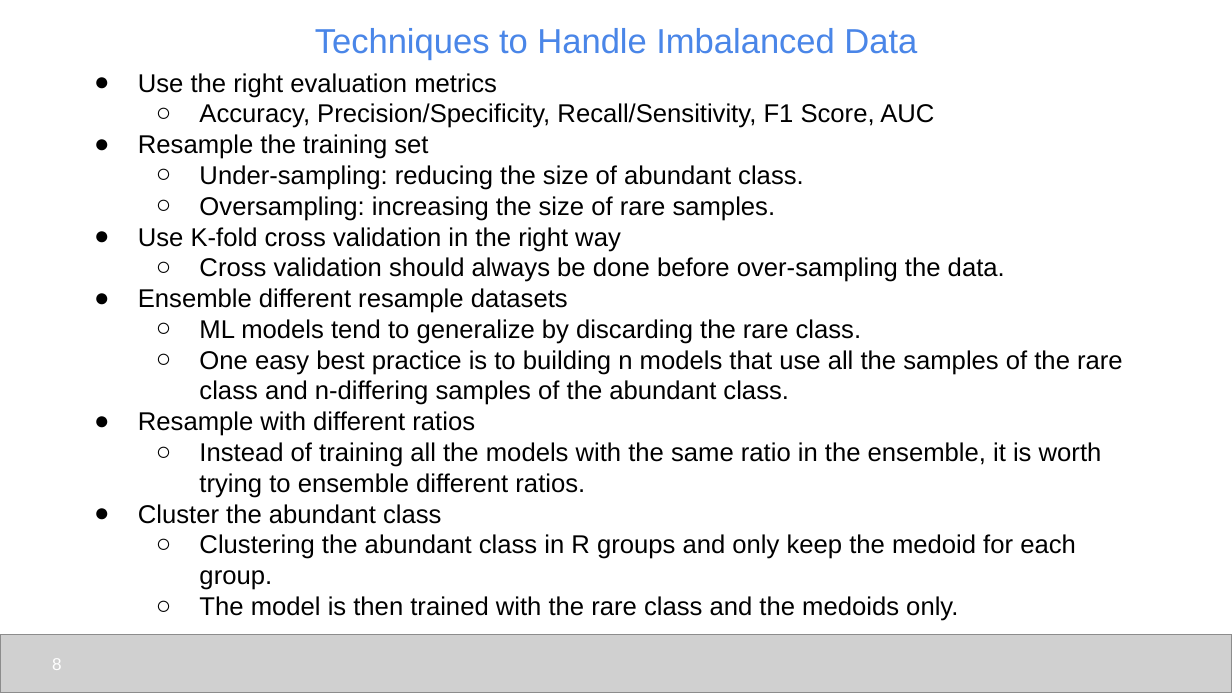
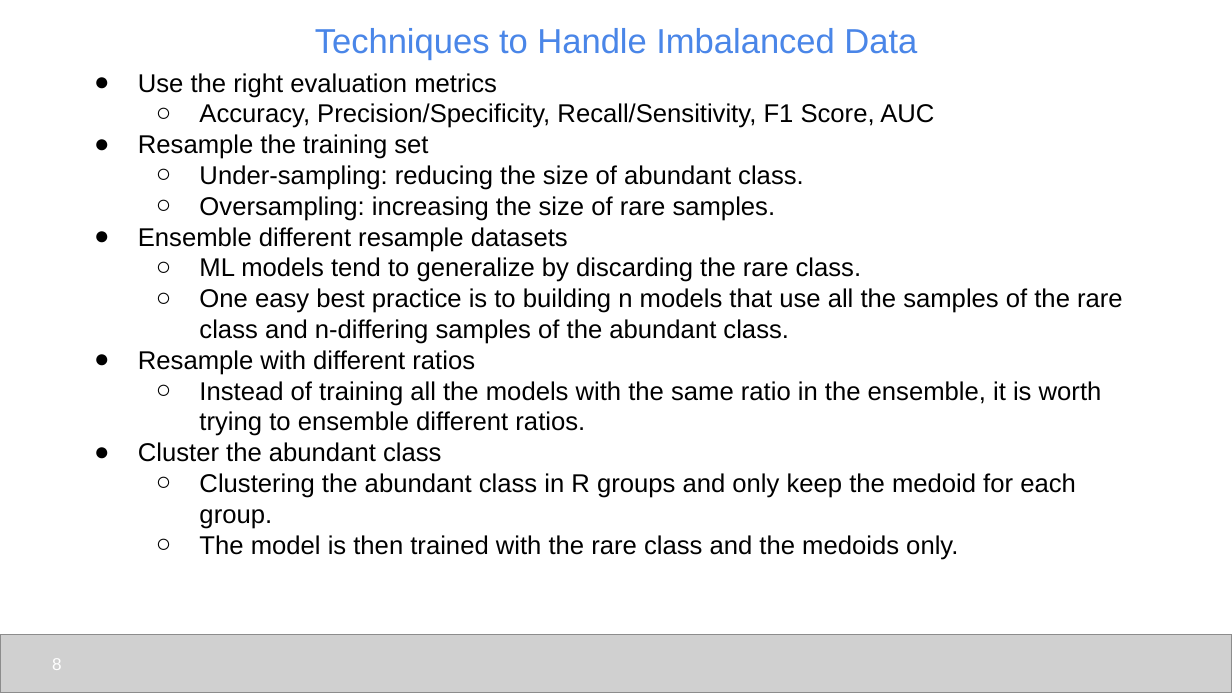
Before and after one commit to udel-cbcb/al_ml_workshop, a slide deck: slide 8 of Day_3/Lectures/Day_3_Lecture_Feature_Engineering_Scaling_Selection.pptx. Drawn at 1232x693 pixels with LibreOffice and Linux fonts; fonts in the diff are those of the drawing; grey boxes stand for pictures. Boxes give left, top, right and bottom in pixels: in the first picture for what was removed or moved away, otherwise in the second. Text is boxed around its words. In the diff, an @@ line names an element or a change of style, - is before the commit and + after.

```diff
--- a/Day_3/Lectures/Day_3_Lecture_Feature_Engineering_Scaling_Selection.pptx
+++ b/Day_3/Lectures/Day_3_Lecture_Feature_Engineering_Scaling_Selection.pptx
@@ text at [138, 227, 1005, 282]: paragraphs removed @@
-● Use K-fold cross validation in the right way
-  ○ Cross validation should always be done before over-sampling the data.
```
Also in this commit, not shown: 2 other slides changed.
